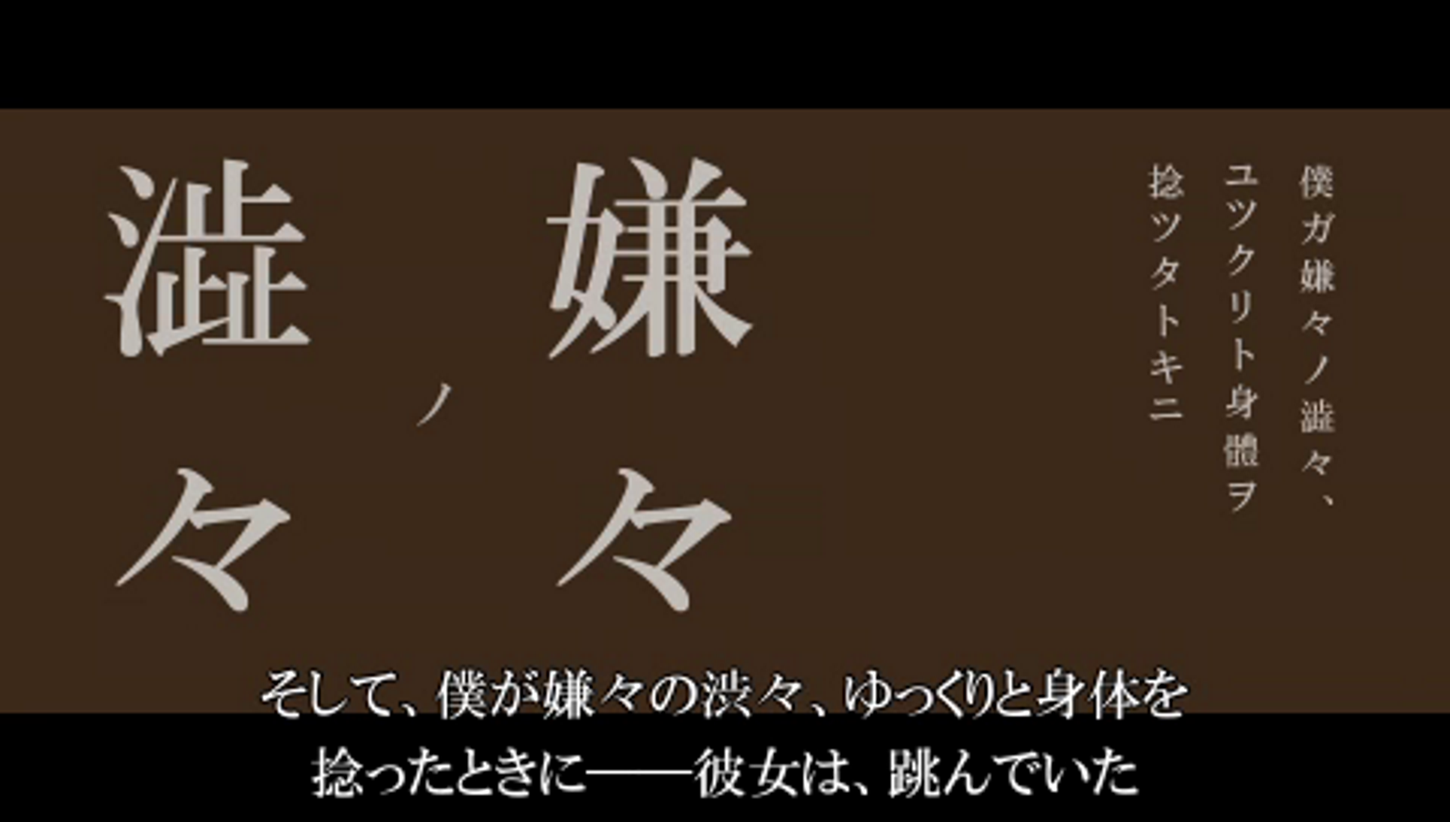
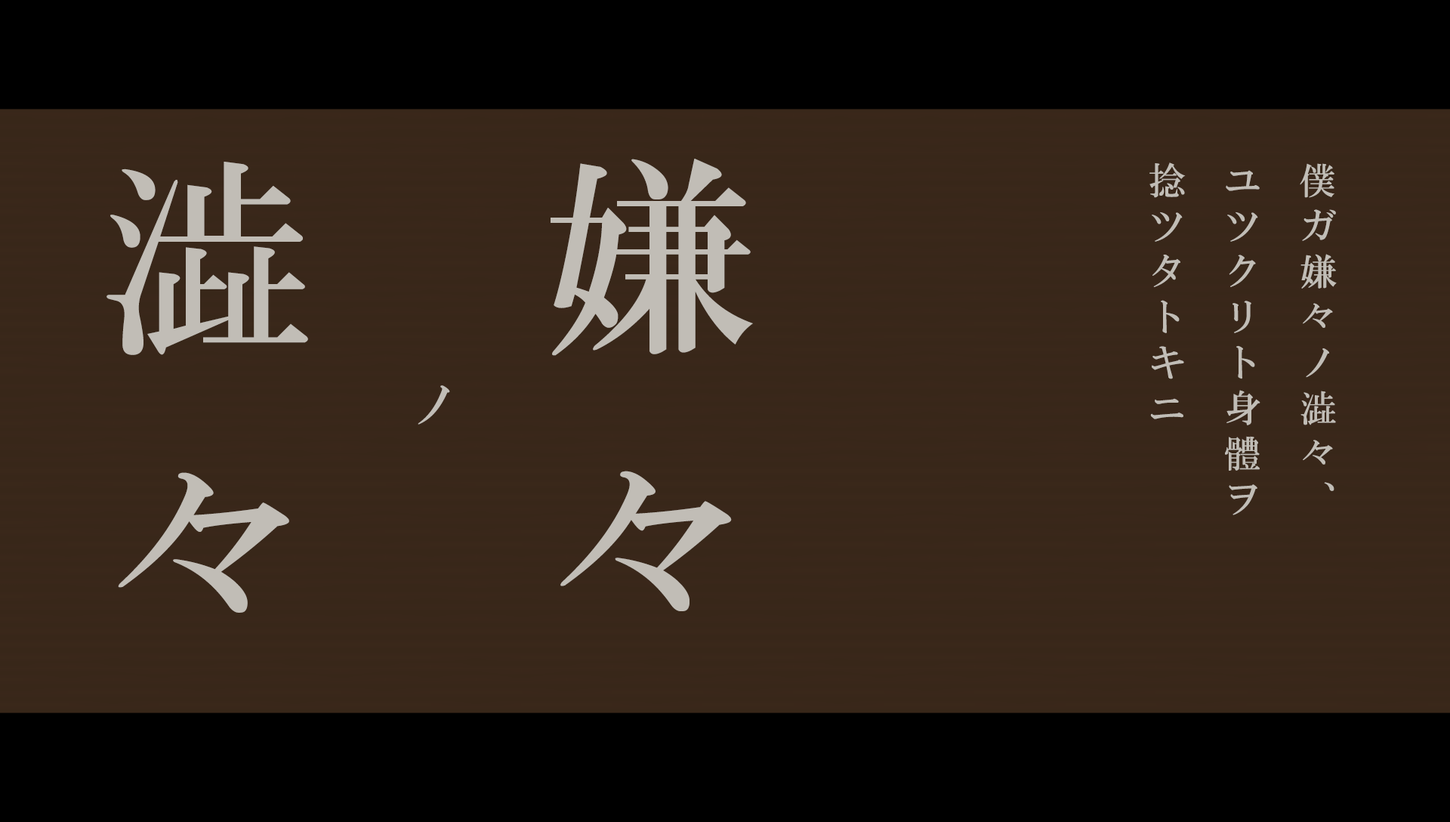
The second 1450 × 822 image is a revision of the first. Changes to its layers:
added layer "澁々" above "嫌々" over left=106, top=161, right=309, bottom=613
added layer "嫌々" above "ノ" over left=550, top=158, right=753, bottom=611
added layer "ノ" above "僕ガ嫌々ノ澁々、 ユツクリト身體ヲ 捻ツタトキニ" over left=417, top=385, right=451, bottom=425
added layer "僕ガ嫌々ノ澁々、 ユツクリト身體ヲ 捻ツタトキニ" above "Layer 2" over left=1149, top=162, right=1337, bottom=516
showed "Layer 2" over left=0, top=107, right=1450, bottom=799
